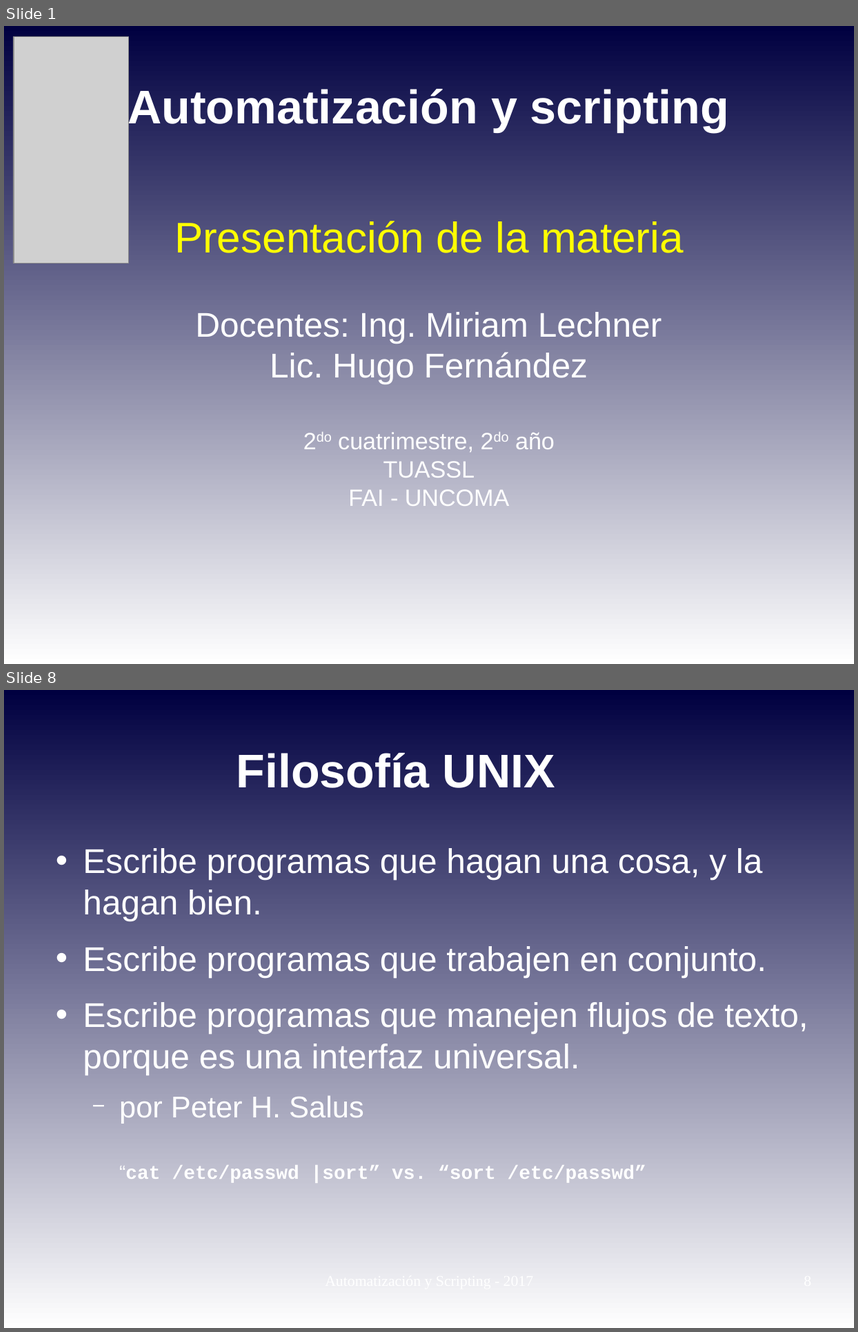
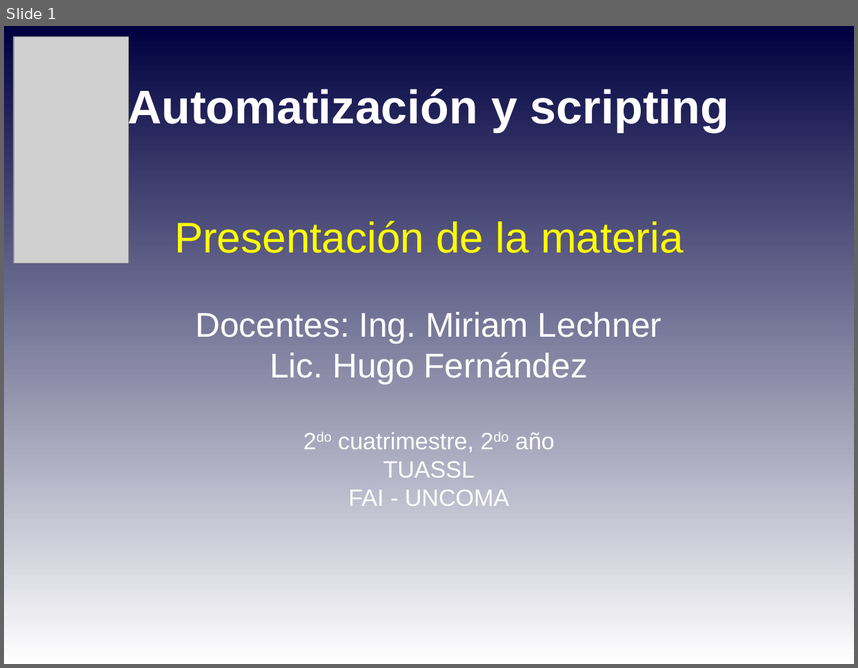
Before and after one commit to niniadcobre/-AutoyScripting, a slide deck: clases/AYS_clase01.odp. Shown one above the other, each under a label of ours: slides 1 and 8 before the commit, slide 1 after it; the slides between them are not shown. The pictures are 858x1332 and 858x668 pixels, drawn with LibreOffice and Linux fonts; fonts in the diff are those of the drawing; grey boxes stand for pictures. Boxes give left, top, right and bottom in pixels: in the first picture for what was removed or moved away, otherwise in the second. Text is boxed around its words. In the diff, an @@ line names an element or a change of style, - is before the commit and + after.

```diff
--- a/clases/AYS_clase01.odp
+++ b/clases/AYS_clase01.odp
@@ slide 8 removed at box(4, 690, 854, 1328), background gradient #000040 to #FFFFFF @@
@@ title removed at box(237, 753, 555, 788) @@
-Filosofía UNIX
@@ text removed at box(83, 848, 808, 1183) @@
-• Escribe programas que hagan una cosa, y la hagan bien.
-• Escribe programas que trabajen en conjunto.
-• Escribe programas que manejen flujos de texto, porque es una interfaz universal.
-  − por Peter H. Salus
-    “cat /etc/passwd |sort” vs. “sort /etc/passwd”
```
Also in this commit, not shown: 5 slides changed, 2 other slides removed, 3 other files.
